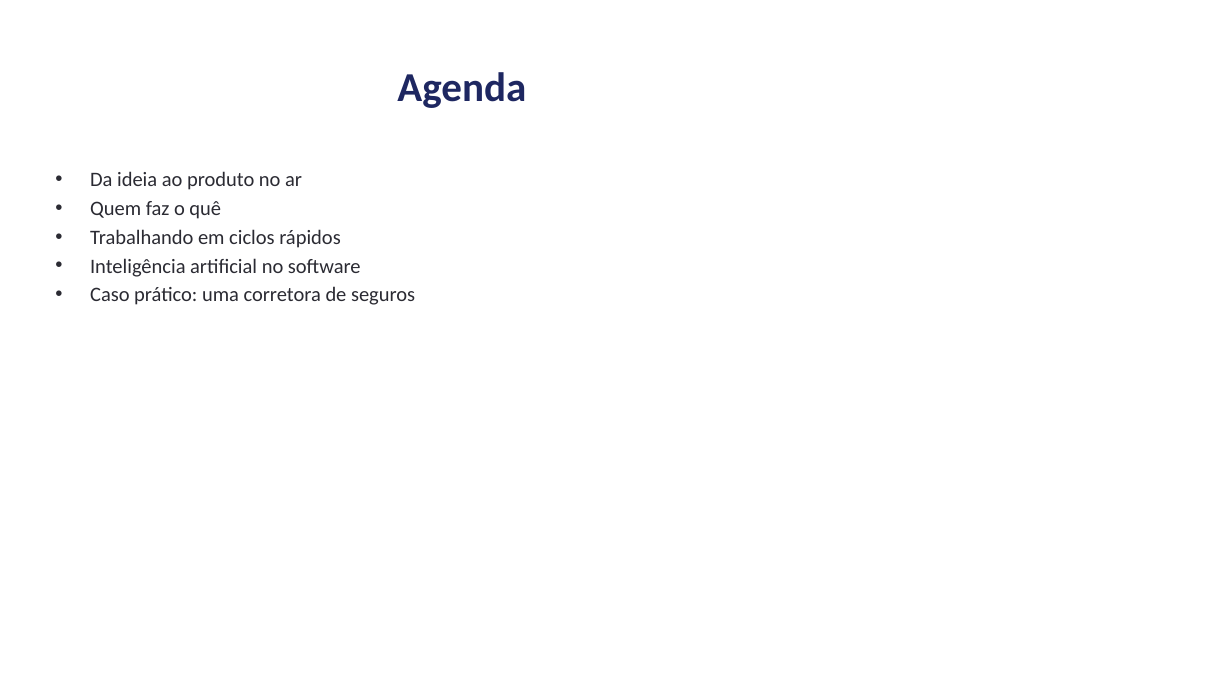
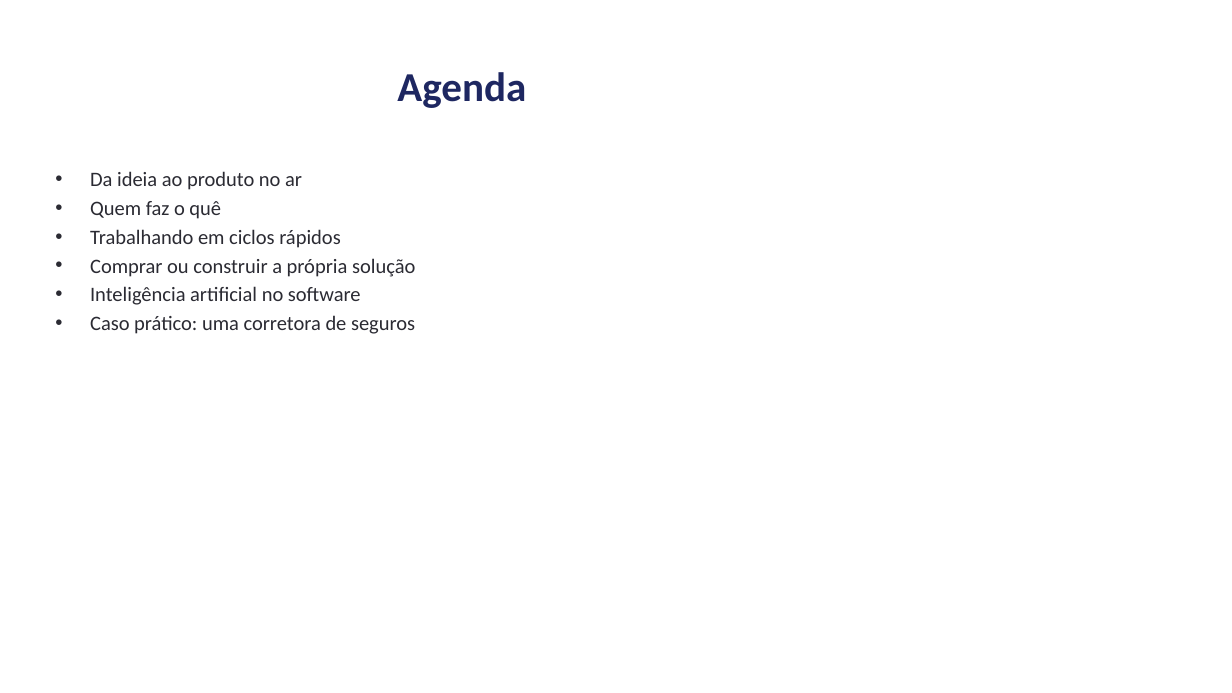
Before and after one commit to andrevberaldo/software-engineering, a slide deck: slide 2 of presentation/apresentacao.pptx. Drawn at 1232x693 pixels with LibreOffice and Linux fonts; fonts in the diff are those of the drawing. Boxes give left, top, right and bottom in pixels: in the first picture for what was removed or moved away, otherwise in the second. Text is boxed around its words. In the diff, an @@ line names an element or a change of style, - is before the commit and + after.

```diff
--- a/presentation/apresentacao.pptx
+++ b/presentation/apresentacao.pptx
@@ text at [90,258,415,277]: paragraph added @@
+• Comprar ou construir a própria solução
```
Also in this commit, not shown: 8 slides added, 5 other files.
